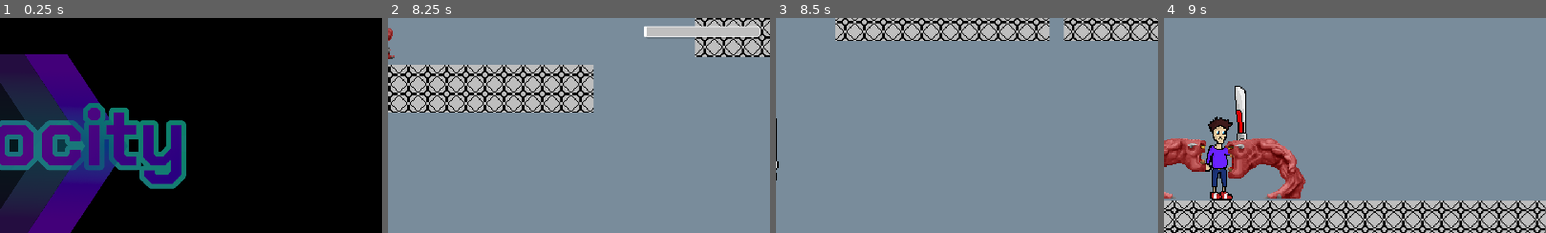
Above: before the commit, frames 1-4 (left to right).
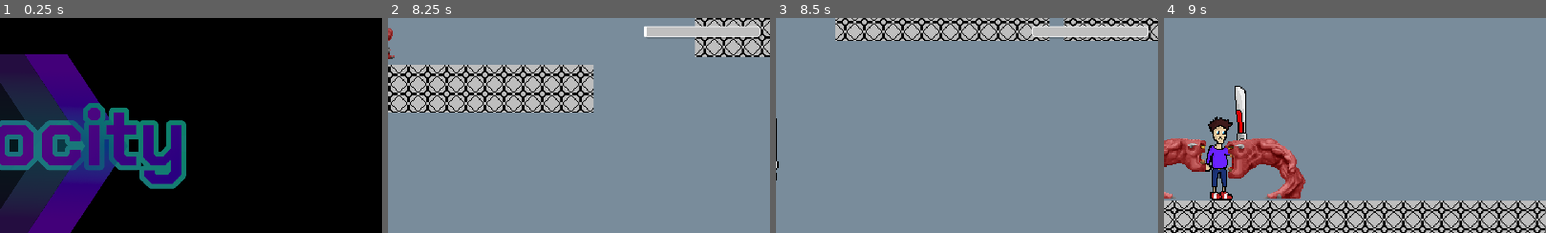
Above: after the commit, the same moments.

Repository: That1M8Head/Swordlink
Game: Godot game, scene res://intro.tscn
The game is run twice, just before and just after one commit, with the same random seed, the same clock (stepped at 60 frames per second) and the same inputs.
Inputs (mouse positions are % of the whole screen's width and height, from its top left):
- Up to frame 1 (0.25 s): no input
- Up to frame 2 (8.25 s): tap Enter (MenuConfirm) at 0.5, 1.25, 2 s; move the mouse to (72, 45) at 0.52 s; hold X (AltAttack) 0.53-1.28 s; hold D (MoveRight) 0.53-2.03 s; click (72, 45) at 0.67 s; tap Space (Jump) at 0.77, 1.52, 3.02, 3.77, 4.52, 6.02, 6.77, 7.52 s; move the mouse to (30, 55) at 1.27 s; click (30, 55) at 1.35 s; move the mouse to (60, 28) at 2.02 s; hold A (MoveLeft) 2.03-2.78 s; tap C (Evade) at 2.1, 5.1, 8.1 s; move the mouse to (45, 70) at 2.77 s; hold D (MoveRight) 2.78-4.28 s; tap Ctrl (ModeShift) at 2.85, 5.85 s; click (45, 70) at 2.92 s; move the mouse to (80, 65) at 3.52 s; hold X (AltAttack) 3.53-4.28 s; move the mouse to (20, 35) at 4.27 s; hold A (MoveLeft) 4.28-5.03 s; click (20, 35) at 4.35 s; move the mouse to (55, 50) at 5.02 s; hold D (MoveRight) 5.03-5.78 s; click (55, 50) at 5.17 s; move the mouse to (35, 25) at 5.77 s; hold A (MoveLeft) 5.78-7.28 s; move the mouse to (72, 45) at 6.52 s; hold X (AltAttack) 6.53-7.28 s; move the mouse to (30, 55) at 7.27 s; hold D (MoveRight) from 7.28 s (still down); click (30, 55) at 7.35 s; move the mouse to (60, 28) at 8.02 s
- Up to frame 3 (8.5 s): keep holding D (MoveRight)
- Up to frame 4 (9 s): keep holding D (MoveRight); move the mouse to (45, 70) at 8.77 s; tap Ctrl (ModeShift) at 8.85 s
The pictures show only the part of the screen within x 46-96%, y 20-70%; the shares and areas given below are measured in that part.

Frames 1-2 are identical in both runs. In frame 3, 1.0% of the frame differs, in the area x 67-98%, y 3-10%; in frame 4, nothing differs.

Commit message:
Style meter is now always clamped

Diff:
--- a/Scripts/JoelMovements.gd
+++ b/Scripts/JoelMovements.gd
@@ -125,6 +125,7 @@
 		style_duration = style_rank_meter.max_value - 1
 		style_rank -= 1
 	health = clamp(health, 0, health_bar.max_value)
+	style_duration = clamp(style_duration, 0, style_rank_meter.max_value)
 	if health_bar.value <= 0:
 		get_tree().change_scene_to_file("res://death_screen.tscn")
 	if Input.is_action_just_pressed("Menu"):
